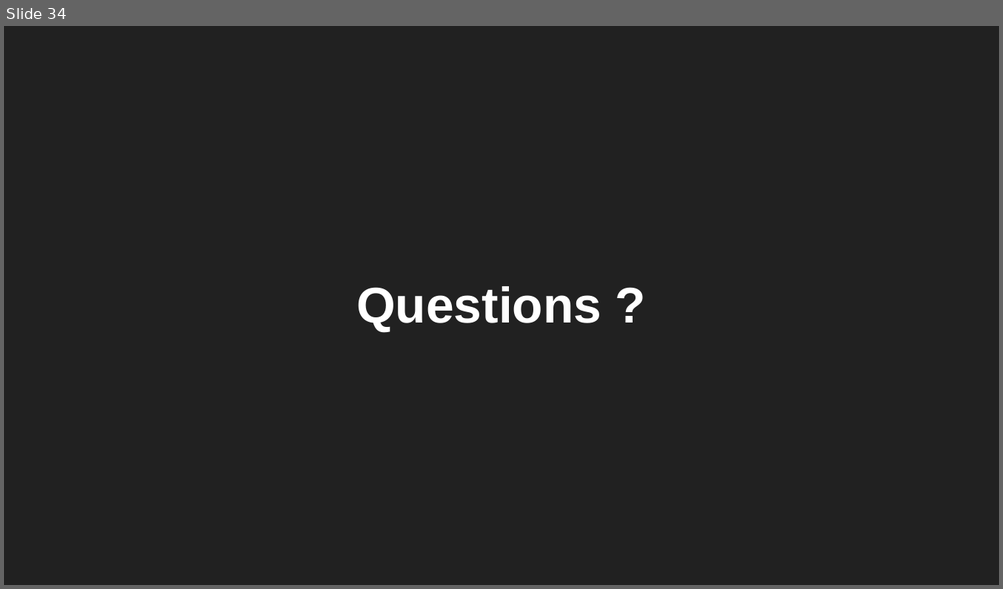
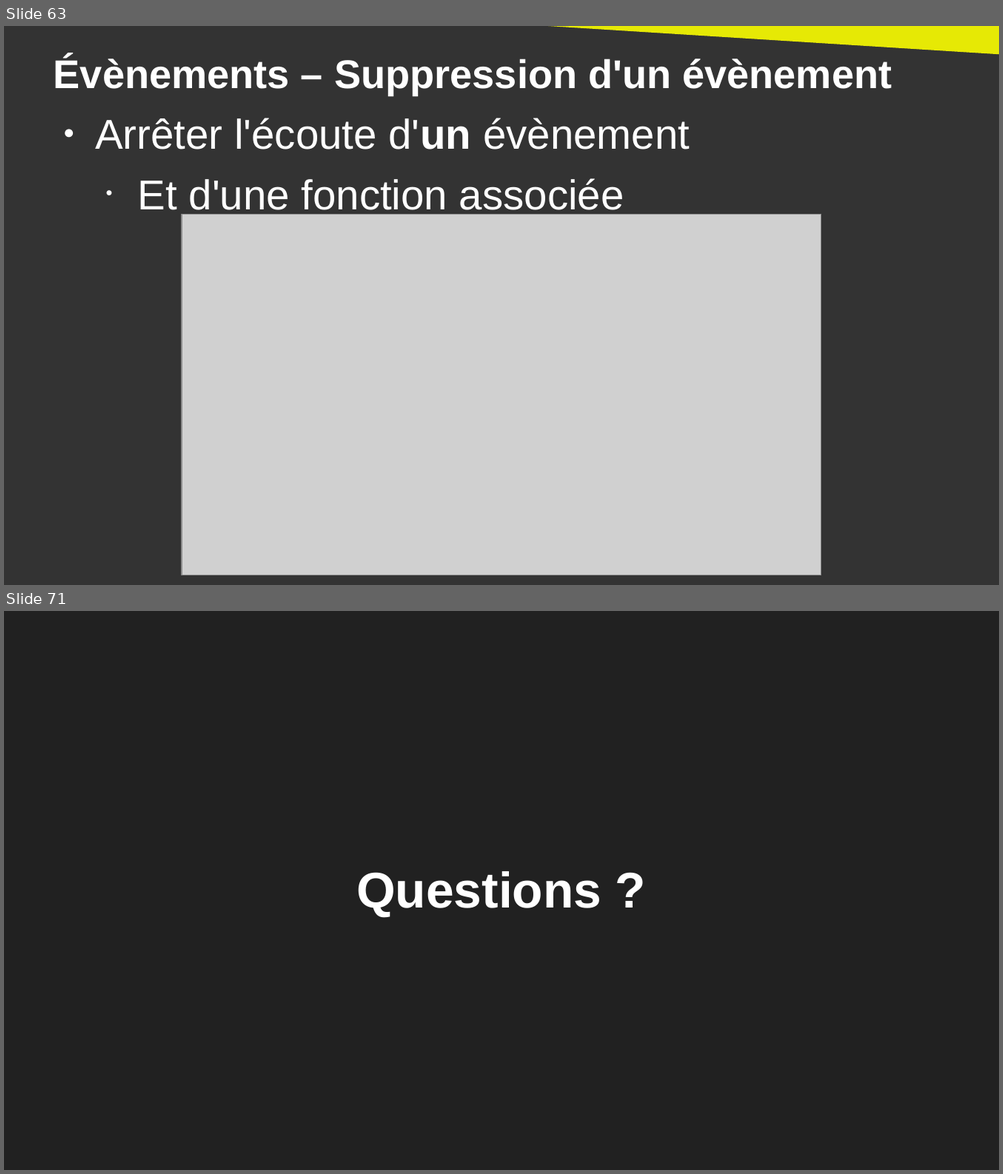
Before and after one commit to DanYellow/cours, a slide deck: integration-web-s2/travaux-pratiques/numero-5/presentation.odp. Shown one above the other, each under a label of ours: slide 34 before the commit, slides 63 and 71 after it; the slides between them are not shown. The pictures are 1003x589 and 1003x1174 pixels, drawn with LibreOffice and Linux fonts; fonts in the diff are those of the drawing; grey boxes stand for pictures. Boxes give left, top, right and bottom in pixels: in the first picture for what was removed or moved away, otherwise in the second. Text is boxed around its words. In the diff, an @@ line names an element or a change of style, - is before the commit and + after.

```diff
--- a/integration-web-s2/travaux-pratiques/numero-5/presentation.odp
+++ b/integration-web-s2/travaux-pratiques/numero-5/presentation.odp
@@ slide 63 added at <box>4,26,999,585</box>, background #333333 @@
@@ right triangle added at <box>485,26,999,55</box>, fill #E6E905 @@
@@ title added at <box>54,56,891,95</box>, 32 pt, text #FFFFFF, bold @@
+Évènements – Suppression d'un évènement
@@ text added at <box>95,118,689,217</box>, 33.3 pt, text #FFFFFF @@
+● Arrêter l'écoute d'un évènement
+  • Et d'une fonction associée
@@ picture added at <box>182,215,822,576</box> @@
@@ what was slide 34 is now slide 71 @@
```
Also in this commit, not shown: 1 slide changed, 66 other slides added, 30 slides removed, 18 other files.
